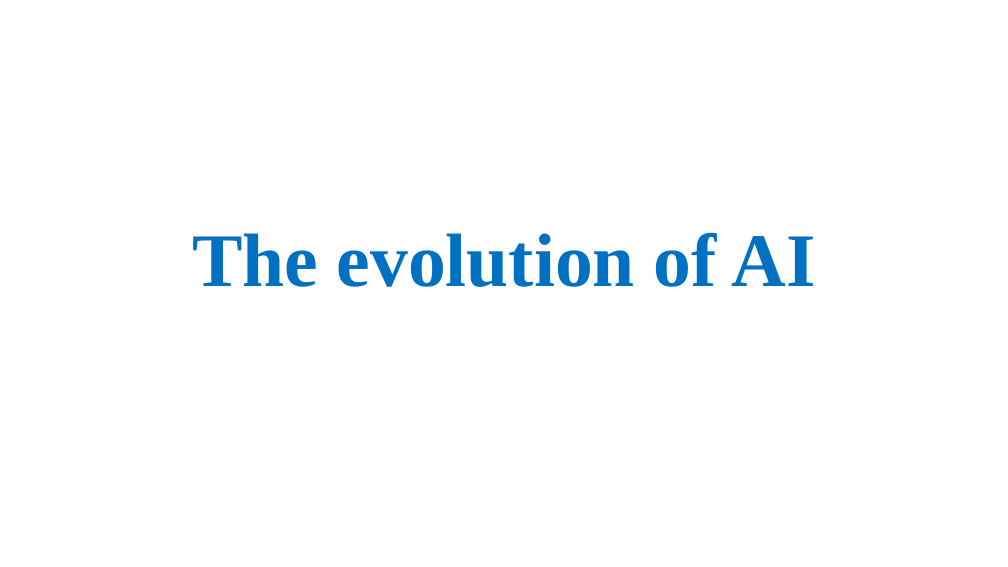
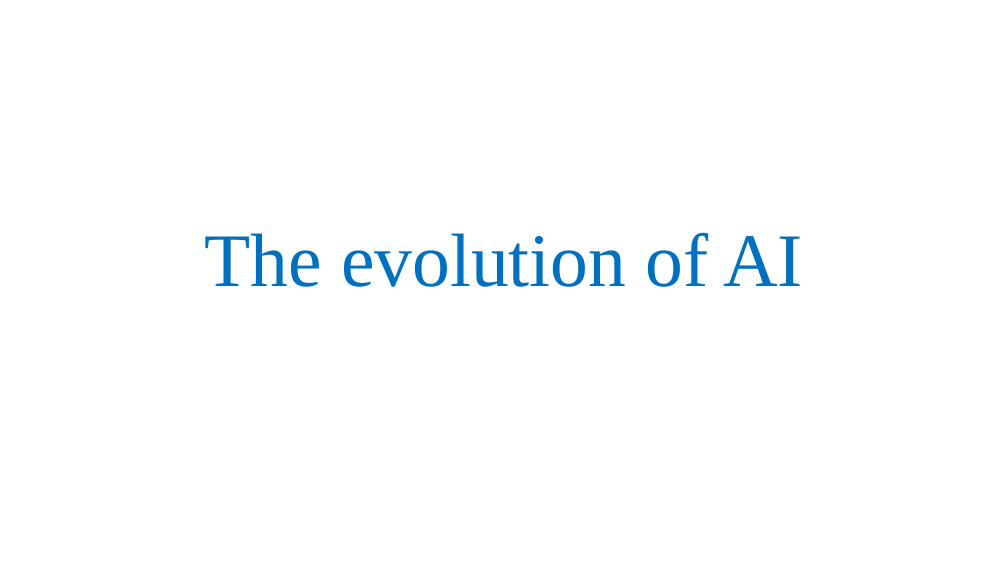
Before and after one commit to KeroDeep/Education, a slide deck: slide 1 of Novosibirsk_State_University/Английский язык/7 семестр/Homework/Digital technologies.pptx. Drawn at 1008x567 pixels with LibreOffice and Linux fonts; fonts in the diff are those of the drawing. Boxes give left, top, right and bottom in pixels: in the first picture for what was removed or moved away, otherwise in the second. Text is boxed around its words. In the diff, an @@ line names an element or a change of style, - is before the commit and + after.

```diff
--- a/Novosibirsk_State_University/Английский язык/7 семестр/Homework/Digital technologies.pptx
+++ b/Novosibirsk_State_University/Английский язык/7 семестр/Homework/Digital technologies.pptx
@@ title "The evolution of AI" at (x1=205, y1=232, x2=803, y2=287): bold off @@
```
Also in this commit, not shown: 3 other files.
